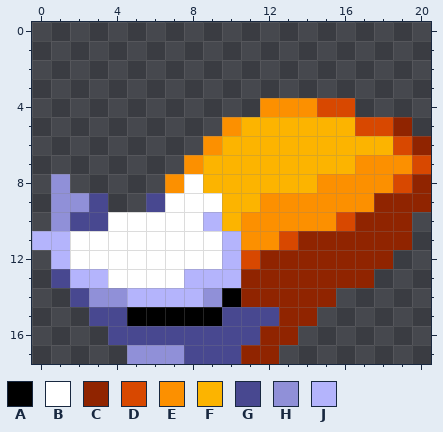
Pixel-art sprite: sprites/images/spr_tail_1_0.png. The picture above was drawn from the file before the commit.
The file is 21x18 pixels.
Palette (. is transparent): A #000000  B #ffffff  C #902400  D #d84800  E #fc9000  F #fcb400  G #484890  H #9090d8  J #b4b4fc
Pixels before, first column x 0:
 4 ............EEEDD....
 5 ..........EFFFFFFDDC.
 6 .........EFFFFFFFFFDC
 7 ........EFFFFFFFFEEED
 8 .H.....EBFFFFFFEEEEDC
 9 .HHG..GBBBFFEEEEEECCC
10 .HGGBBBBBJFEEEEEDCCC.
11 JJBBBBBBBBJEEDCCCCCC.
12 .JBBBBBBBBJDCCCCCCC..
13 .GJJBBBBJJJCCCCCCC...
14 ..GHHJJJJHACCCCC.....
15 ...GGAAAAAGGGCC......
16 ....GGGGGGGGCC.......
17 .....HHHGGGCC........
And afterwards:
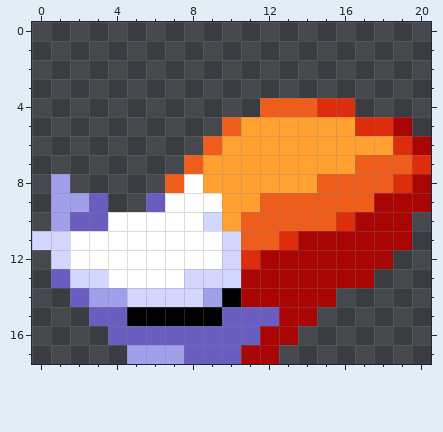
Changes in this commit:
{"colour":"C","old":"#902400","new":"#aa0505"}
{"colour":"D","old":"#d84800","new":"#dd2d0c"}
{"colour":"E","old":"#fc9000","new":"#ee5d1c"}
{"colour":"F","old":"#fcb400","new":"#ffa031"}
{"colour":"G","old":"#484890","new":"#6a5dc0"}
{"colour":"H","old":"#9090d8","new":"#9f9fea"}
{"colour":"J","old":"#b4b4fc","new":"#d3d6ff"}
